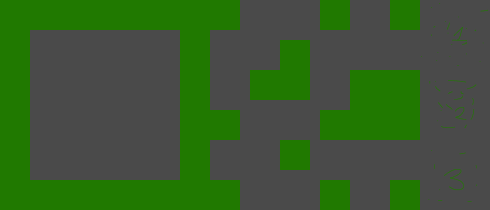
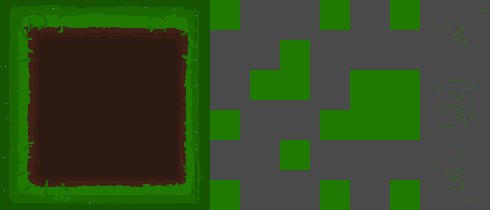
Revision of a layered 490px x 210px image; what changed, layer by layer:
added layer "Layer 4(pasted)" above "Layer 2" over bbox(0, 0, 210, 210)
